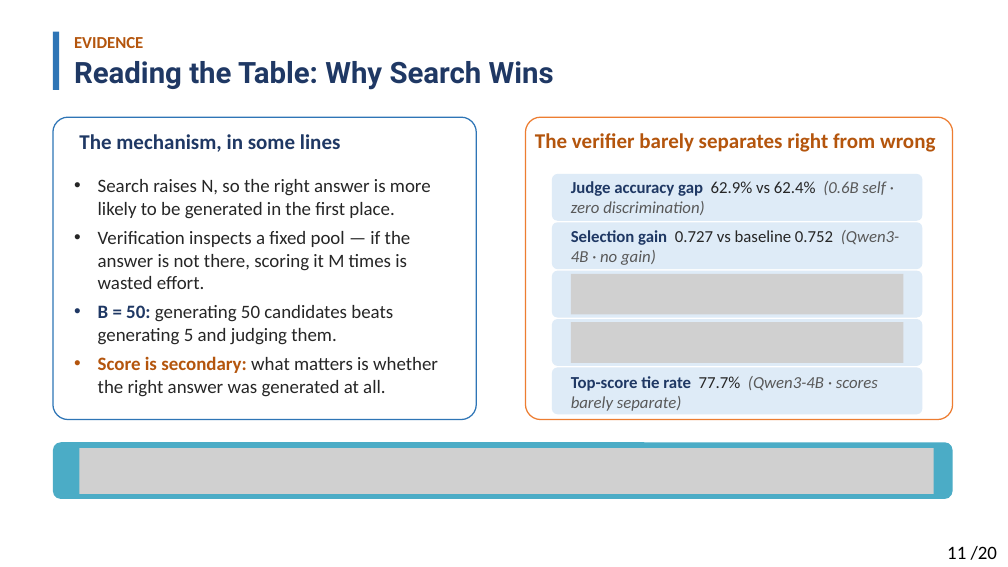
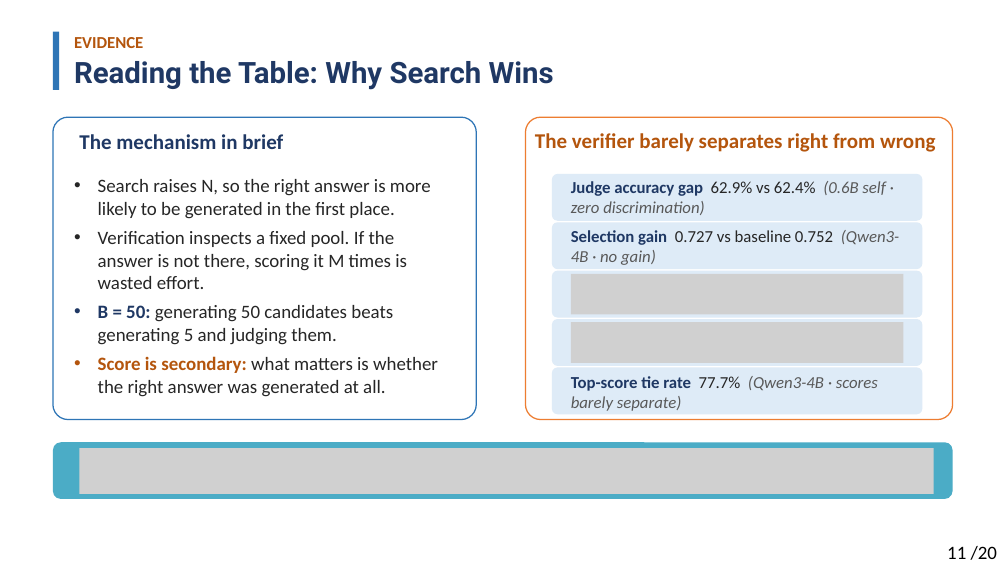
Before and after one commit to Solitus0726/search-vs-verify-course, a slide deck: slide 11 of slides/lecture_slides.pptx. Drawn at 1008x567 pixels with LibreOffice and Linux fonts; fonts in the diff are those of the drawing; grey boxes stand for pictures. Boxes give left, top, right and bottom in pixels: in the first picture for what was removed or moved away, otherwise in the second. Text is boxed around its words. In the diff, an @@ line names an element or a change of style, - is before the commit and + after.

```diff
--- a/slides/lecture_slides.pptx
+++ b/slides/lecture_slides.pptx
@@ text at bbox=[79, 134, 283, 149]: text changed @@
-The mechanism, in some lines
+The mechanism in brief
@@ text at bbox=[98, 231, 407, 289]: text changed @@
-• Verification inspects a fixed pool — if the answer is not there, scoring it M times is wasted effort.
+• Verification inspects a fixed pool. If the answer is not there, scoring it M times is wasted effort.
```
Also in this commit, not shown: 17 other slides changed, 1 other file.
